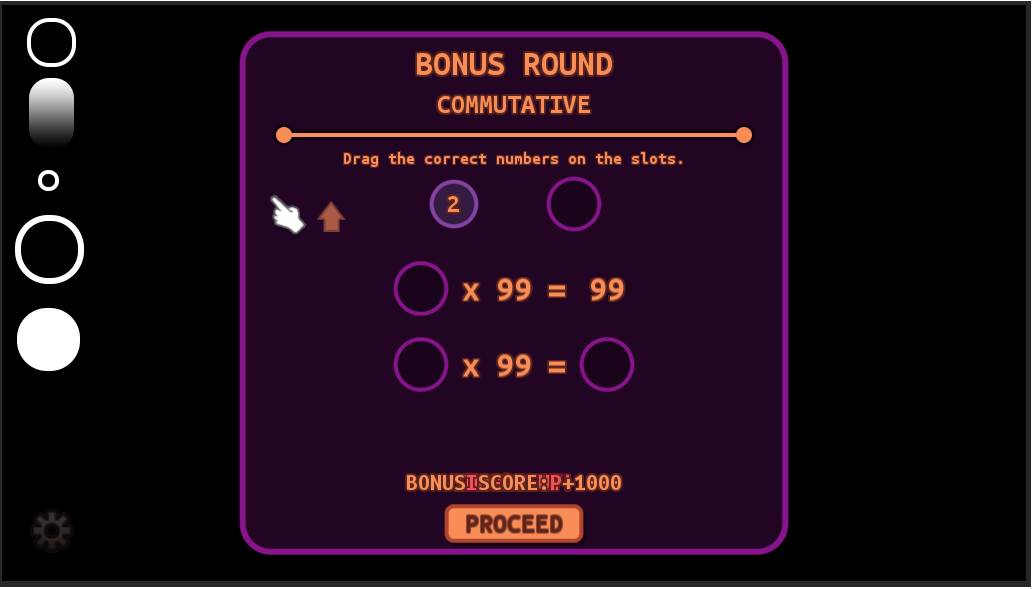
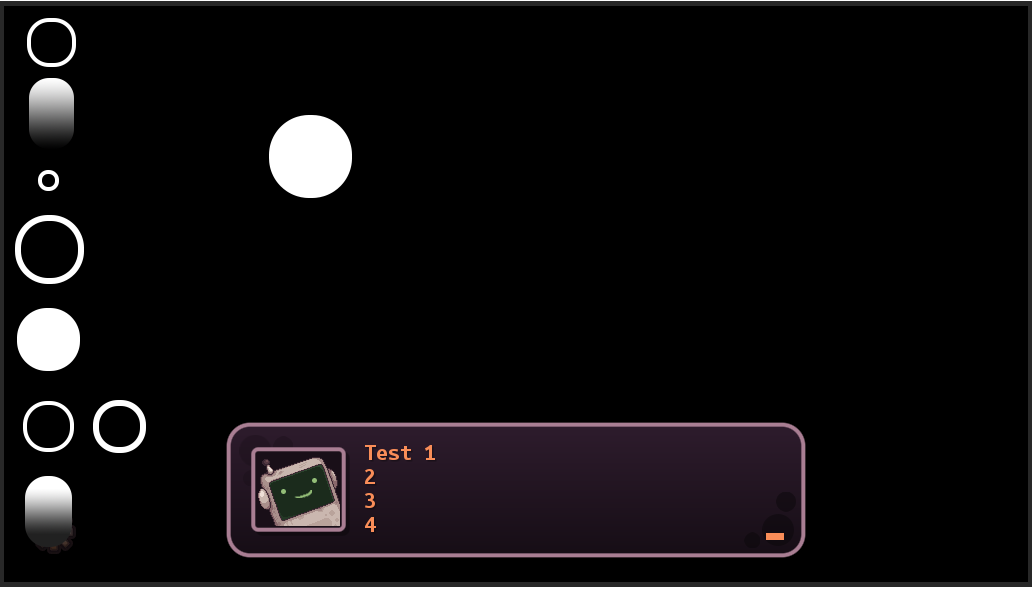
Layered file, before and after one edit (1032x589). Changes by layer:
added layer "roundRect_40" in group "ui_2" over [269, 115, 352, 198]
added layer "roundRect_22_stroke_6" in group "ui_2" over [93, 400, 146, 453]
added layer "roundRect_22_gradient" in group "ui_2" over [25, 476, 72, 547]
added layer "roundRect_22_stroke_4" in group "ui_2" over [23, 401, 74, 452]
added layer "Layer 4" above "Layer 3" over [2, 1, 1032, 587]
hid "Layer 3" over [2, 5, 1028, 582]
